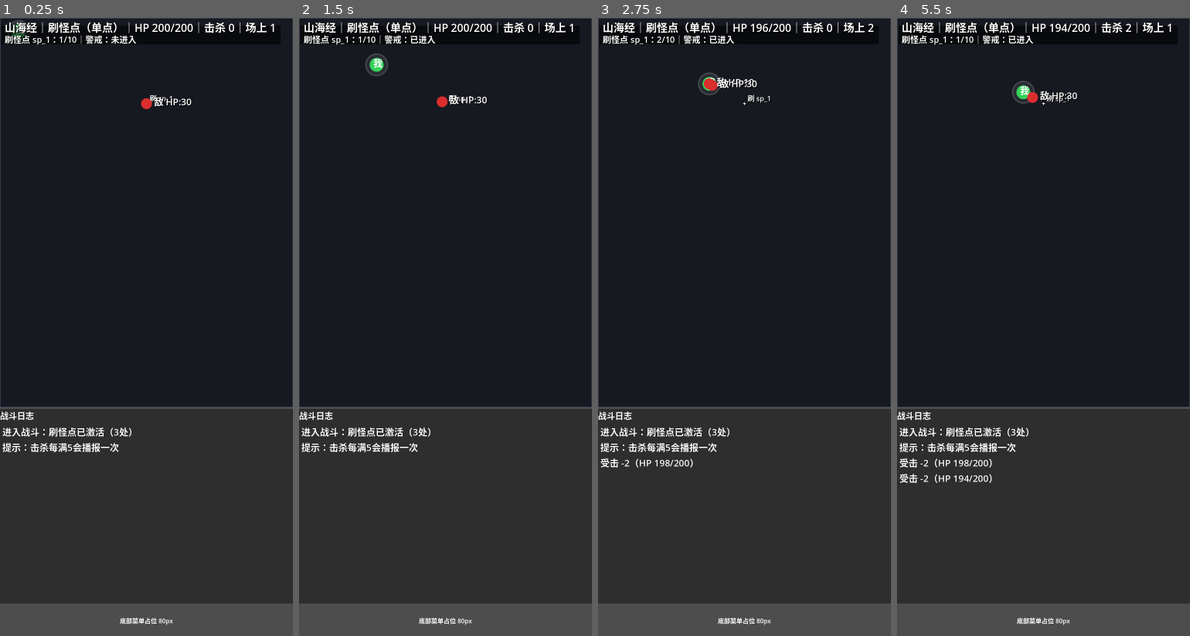
Above: before the commit, frames 1-4 (left to right).
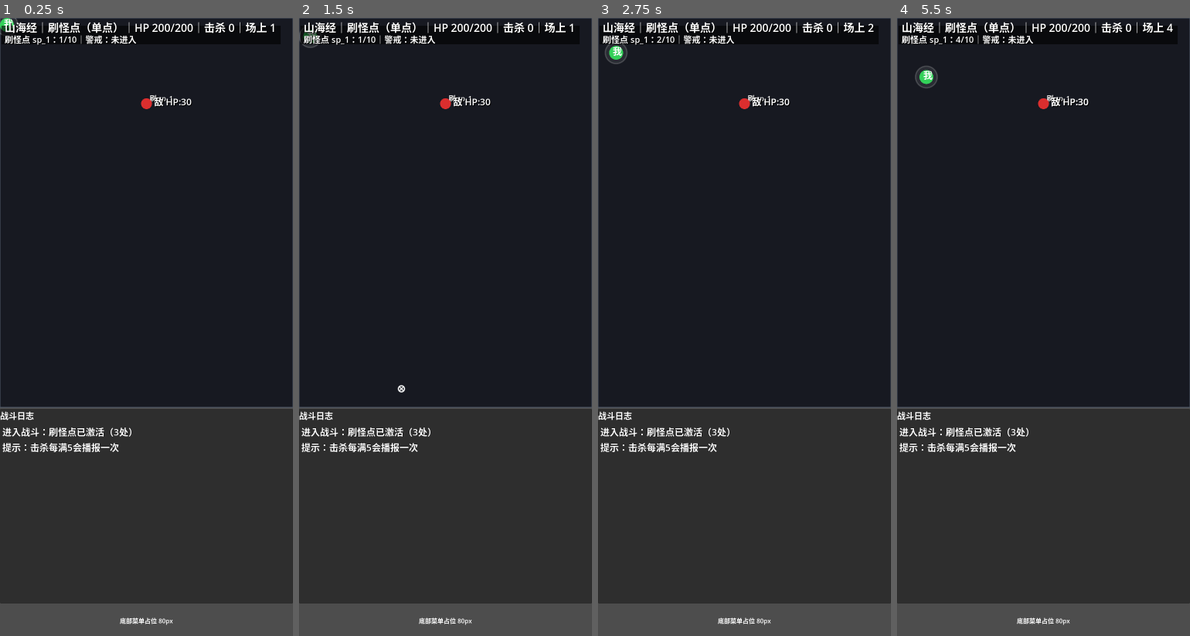
Above: after the commit, the same moments.

Repository: eat-chestnut/shanhaiidle
Game: Godot game, scene res://ui/pages/PageBattle.tscn
Same seed, same stepped clock (60 frames per second), same inputs: the game is played once before the commit and once after it.
Inputs (mouse positions are in pixels of both pictures, inside the frame that each line leads up to):
- Up to frame 1 (0.25 s): no input
- Up to frame 2 (1.5 s): tap Enter at 0.5 s; move the mouse to (509, 296) at 0.52 s; click (509, 296) at 0.67 s; drag from (386, 357) to (430, 450) at 1.27 s
- Up to frame 3 (2.75 s): move the mouse to (773, 191) at 2.02 s; click (773, 191) at 2.17 s
- Up to frame 4 (5.5 s): tap Space at 2.75 s; drag from (1028, 450) to (955, 234) at 2.77 s; move the mouse to (1131, 419) at 3.52 s; click (1131, 419) at 3.67 s; tap Enter at 4.25 s; drag from (955, 234) to (999, 172) at 4.27 s; move the mouse to (1058, 327) at 5.02 s; click (1058, 327) at 5.17 s

The runs differ from the first frame. In frame 1, 0.1% of the frame differs, in the area x 0-10%, y 0-4%; in frame 2, 0.5%; in frame 3, 0.8%; in frame 4, 1.1%, in the area x 0-95%, y 0-76%.

Commit message:
Prompt 1.26：去除自动寻敌移动，改为“按住屏幕移动玩家”（松手停止）
目标：
- 取消玩家自动靠近最近敌人
- 玩家改为手动移动：按住战斗区域任意位置，玩家朝该点移动；松开停止
- 普攻仍自动：只要有敌人在攻击范围内就会攻击

请修改 BattleCanvas.gd：

A) 删除/禁用“玩家自动寻怪移动”的逻辑（包括 player_moving_to_target、滞后区等相关逻辑）
- 玩家位置只有在“玩家手动输入”时才改变

B) 增加输入控制（只在战斗区生效）：
1) 变量：
- var manual_target: Vector2
- var manual_moving: bool = false
2) 在 _unhandled_input(event) 或 _gui_input(event) 里处理：
- 如果 event 是鼠标左键按下 或 触摸按下：
  manual_target = event.position
  manual_moving = true
- 如果是鼠标左键抬起 或 触摸抬起：
  manual_moving = false
3) 在 _process(delta) 里：
- 如果 manual_moving:
  dir = (manual_target - player_pos)
  dist = dir.length()
  若 dist > 2:
    player_pos += dir.normalized() * player_speed * delta
  并 clamp 在 arena_rect 内

C) 画面反馈（可视化移动目标）：
- 当 manual_moving=true 时，在 manual_target 处画一个小白圈（半径 8）+ “X”或“目标”
- 让玩家移动方向直观

验收：
- 玩家不会再自己追怪
- 按住屏幕某处，玩家会朝那里走；松手停
- 玩家仍然会在攻击范围内自动攻击敌人

Diff:
--- a/ui/pages/BattleCanvas.gd
+++ b/ui/pages/BattleCanvas.gd
@@ -41,7 +41,8 @@
 
 var _attack_timer := 0.0
 var _hit_log_cd := 0.0
-var player_moving_to_target := false
+var manual_target: Vector2 = Vector2.ZERO
+var manual_moving := false
 
 func _ready() -> void:
 	randomize()
@@ -57,7 +58,7 @@
 		_hit_log_cd = maxf(0.0, _hit_log_cd - delta)
 
 	_process_spawn_points()
-	_move_player_to_nearest_enemy(delta)
+	_process_manual_move(delta)
 	_move_enemies(delta)
 	_enemy_attack_player(delta)
 
@@ -68,6 +69,40 @@
 		_auto_attack()
 
 	queue_redraw()
+
+func _gui_input(event: InputEvent) -> void:
+	if event is InputEventMouseButton:
+		var mouse_button: InputEventMouseButton = event
+		if mouse_button.button_index != MOUSE_BUTTON_LEFT:
+			return
+		if mouse_button.pressed:
+			if arena_rect.has_point(mouse_button.position):
+				manual_target = _clamp_pos_in_arena(mouse_button.position, 0.0)
+				manual_moving = true
+		else:
+			manual_moving = false
+		return
+
+	if event is InputEventMouseMotion:
+		var mouse_motion: InputEventMouseMotion = event
+		if Input.is_mouse_button_pressed(MOUSE_BUTTON_LEFT) and manual_moving:
+			manual_target = _clamp_pos_in_arena(mouse_motion.position, 0.0)
+		return
+
+	if event is InputEventScreenTouch:
+		var touch: InputEventScreenTouch = event
+		if touch.pressed:
+			if arena_rect.has_point(touch.position):
+				manual_target = _clamp_pos_in_arena(touch.position, 0.0)
+				manual_moving = true
+		else:
+			manual_moving = false
+		return
+
+	if event is InputEventScreenDrag:
+		var drag: InputEventScreenDrag = event
+		if manual_moving:
+			manual_target = _clamp_pos_in_arena(drag.position, 0.0)
 
 func _load_battle_cfg() -> void:
 	var battle_cfg: Dictionary = {}
@@ -252,38 +287,21 @@
 	}
 	enemies.append(enemy)
 
-func _move_player_to_nearest_enemy(delta: float) -> void:
-	if enemies.is_empty():
-		player_moving_to_target = false
-		return
-
-	var nearest_index := _find_nearest_enemy_index()
-	if nearest_index < 0:
-		player_moving_to_target = false
-		return
-
-	var nearest_enemy: Dictionary = enemies[nearest_index]
+func _process_manual_move(delta: float) -> void:
+	if not manual_moving:
+		return
+
 	var player_pos: Vector2 = player["pos"]
-	var enemy_pos: Vector2 = nearest_enemy["pos"]
-	var enemy_radius: float = float(nearest_enemy.get("radius", 14.0))
 	var player_radius: float = float(player["radius"])
-	var player_attack_range: float = float(player.get("attack_range", 10.0))
 	var player_speed: float = float(player.get("speed", 140.0))
-
-	var attack_reach: float = player_attack_range + player_radius + enemy_radius
-	var stop_dist: float = maxf(0.0, attack_reach - 8.0)
-	var start_dist: float = attack_reach + 8.0
-	var distance_to_enemy: float = player_pos.distance_to(enemy_pos)
-
-	if distance_to_enemy > start_dist:
-		player_moving_to_target = true
-	elif distance_to_enemy < stop_dist:
-		player_moving_to_target = false
-
-	if player_moving_to_target:
-		var dir: Vector2 = (enemy_pos - player_pos).normalized()
-		player_pos += dir * player_speed * delta
-		player["pos"] = _clamp_pos_in_arena(player_pos, player_radius)
+	var delta_vec: Vector2 = manual_target - player_pos
+	var distance: float = delta_vec.length()
+	if distance <= 2.0:
+		return
+
+	var move_dir: Vector2 = delta_vec / distance
+	player_pos += move_dir * player_speed * delta
+	player["pos"] = _clamp_pos_in_arena(player_pos, player_radius)
 
 func _move_enemies(delta: float) -> void:
 	if enemies.is_empty():
@@ -360,7 +378,7 @@
 	enemies.clear()
 	_attack_timer = 0.0
 	_hit_log_cd = 0.0
-	player_moving_to_target = false
+	manual_moving = false
 
 	for spawn_id in spawn_order:
 		if not spawn_rt.has(spawn_id):
@@ -502,6 +520,11 @@
 	var attack_visual_radius: float = player_attack_range + player_radius
 	draw_circle(player_pos, attack_visual_radius, Color(1.0, 1.0, 1.0, 0.08))
 	draw_arc(player_pos, attack_visual_radius, 0.0, TAU, 72, Color(1.0, 1.0, 1.0, 0.18), 2.0, true)
+	if manual_moving:
+		draw_circle(manual_target, 8.0, Color(1.0, 1.0, 1.0, 0.18))
+		draw_arc(manual_target, 8.0, 0.0, TAU, 36, Color.WHITE, 1.5, true)
+		draw_line(manual_target + Vector2(-5, -5), manual_target + Vector2(5, 5), Color.WHITE, 1.5)
+		draw_line(manual_target + Vector2(-5, 5), manual_target + Vector2(5, -5), Color.WHITE, 1.5)
 	draw_circle(player_pos, player_radius, Color(0.20, 0.82, 0.35))
 	_draw_label(player_pos + Vector2(-8, 5), "我", Color.WHITE, PLAYER_LABEL_SIZE)
 
